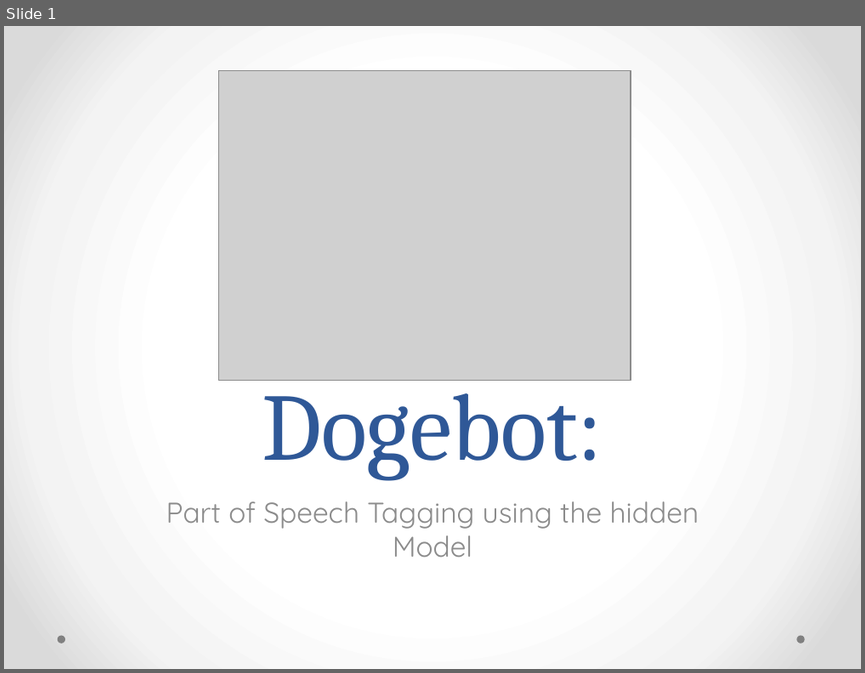
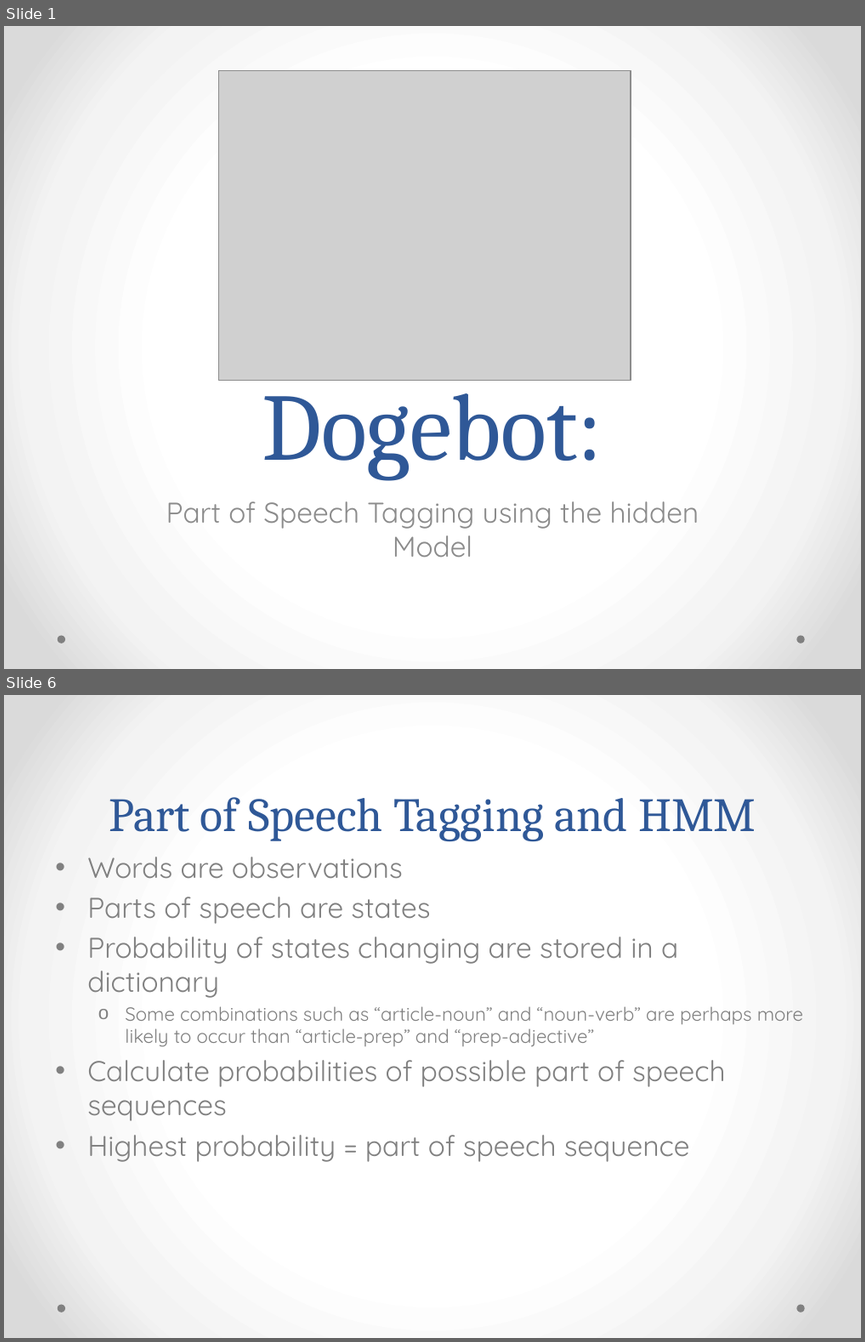
Before and after one commit to JessJKitty/CS51-Doge, a slide deck: Doge_presentation.pptx. Shown one above the other, each under a label of ours: slide 1 before the commit, slides 1 and 6 after it; the slides between them are not shown. The pictures are 865x673 and 865x1342 pixels, drawn with LibreOffice and Linux fonts; fonts in the diff are those of the drawing; grey boxes stand for pictures. Boxes give left, top, right and bottom in pixels: in the first picture for what was removed or moved away, otherwise in the second. Text is boxed around its words. In the diff, an @@ line names an element or a change of style, - is before the commit and + after.

```diff
--- a/Doge_presentation.pptx
+++ b/Doge_presentation.pptx
@@ slide 6 added at (x1=4, y1=695, x2=861, y2=1338), background gradient #FFFFFF to #F4F4F4 to #DADADA; not listed: 2 template elements that a slide beside it also shows @@
@@ title added at (x1=109, y1=797, x2=755, y2=841), 40 pt, text #2F5897 @@
+Part of Speech Tagging and HMM
@@ text added at (x1=87, y1=857, x2=803, y2=1162), 24 pt, text #808080 @@
+• Words are observations
+• Parts of speech are states
+• Probability of states changing are stored in a dictionary
+  o Some combinations such as “article-noun” and “noun-verb” are perhaps more likely to occur than “article-prep” and “prep-adjective”
+• Calculate probabilities of possible part of speech sequences
+• Highest probability = part of speech sequence
```
Also in this commit, not shown: 7 other slides added.
